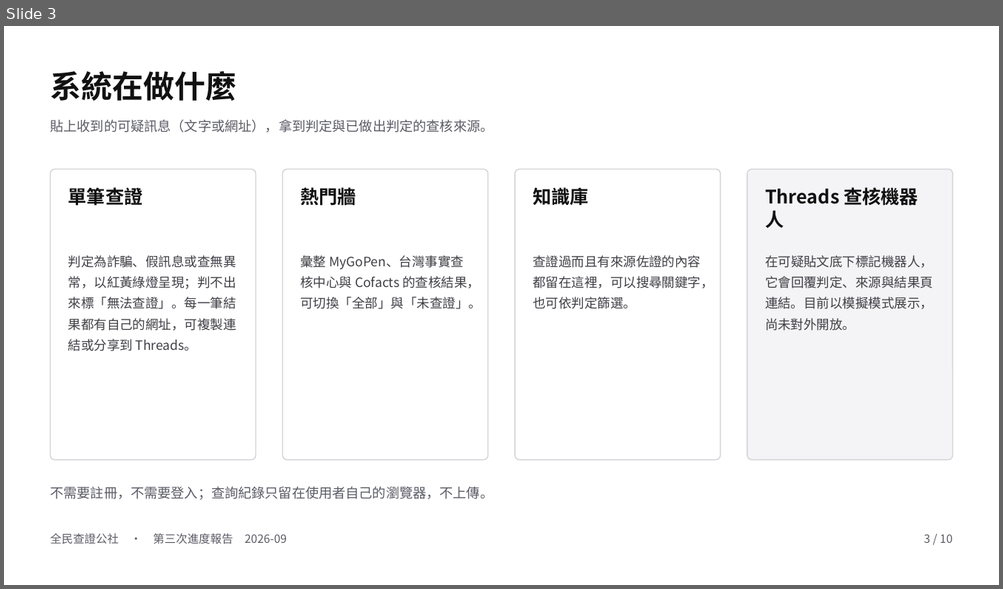
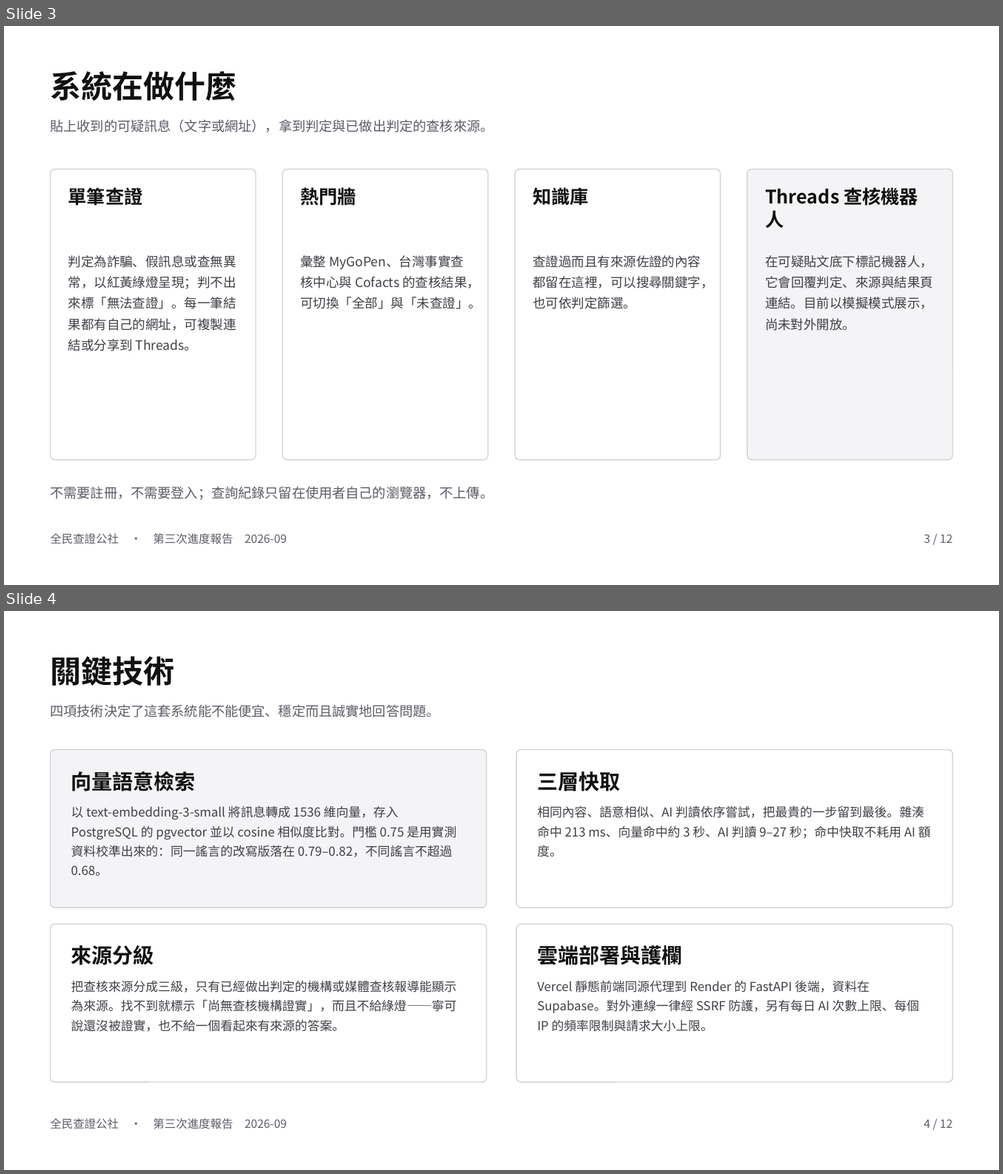
Before and after one commit to cansfakenewsverify/AI-Fake-News-Verification-System, a slide deck: presentations/2026-09_進度報告/10_書面報告.pptx. Shown one above the other, each under a label of ours: slide 3 before the commit, slides 3 and 4 after it. The pictures are 1003x589 and 1003x1174 pixels, drawn with LibreOffice and Linux fonts; fonts in the diff are those of the drawing. Boxes give left, top, right and bottom in pixels: in the first picture for what was removed or moved away, otherwise in the second. Text is boxed around its words. In the diff, an @@ line names an element or a change of style, - is before the commit and + after.

```diff
--- a/presentations/2026-09_進度報告/10_書面報告.pptx
+++ b/presentations/2026-09_進度報告/10_書面報告.pptx
@@ slide 4 added at (4, 611, 999, 1170), background #FFFFFF @@
@@ text added at (50, 656, 174, 686), 30 pt, text #111111, bold @@
+關鍵技術
@@ text added at (50, 704, 439, 718), 13 pt, text #5B5B66 @@
+四項技術決定了這套系統能不能便宜、穩定而且誠實地回答問題。
@@ rounded rectangle added at (51, 750, 486, 908), fill #F4F4F6, outline #D4D4D8 1 pt @@
@@ rounded rectangle added at (517, 750, 953, 908), fill #FFFFFF, outline #D4D4D8 1 pt @@
@@ text added at (71, 772, 196, 792), 20 pt, text #111111, bold @@
+向量語意檢索
@@ text added at (537, 772, 620, 792), 20 pt, text #111111, bold @@
+三層快取
@@ text added at (71, 806, 456, 876), 12 pt, text #3F3F46 @@
+以 text-embedding-3-small 將訊息轉成 1536 維向量，存入 PostgreSQL 的 pgvector 並以 cosine 相似度比對。門檻 0.75 是用實測資料校準出來的：同一謠言的改寫版落在 0.79–0.82，不同謠言不超過 0.68。
@@ text added at (537, 806, 930, 857), 12 pt, text #3F3F46 @@
+相同內容、語意相似、AI 判讀依序嘗試，把最貴的一步留到最後。雜湊命中 213 ms、向量命中約 3 秒、AI 判讀 9–27 秒；命中快取不耗用 AI 額度。
@@ rounded rectangle added at (51, 924, 486, 1082), fill #FFFFFF, outline #D4D4D8 1 pt @@
@@ rounded rectangle added at (517, 924, 953, 1082), fill #FFFFFF, outline #D4D4D8 1 pt @@
@@ text added at (71, 945, 154, 965), 20 pt, text #111111, bold @@
+來源分級
@@ text added at (537, 945, 682, 965), 20 pt, text #111111, bold @@
+雲端部署與護欄
@@ text added at (71, 981, 457, 1032), 12 pt, text #3F3F46 @@
+把查核來源分成三級，只有已經做出判定的機構或媒體查核報導能顯示為來源。找不到就標示「尚無查核機構證實」，而且不給綠燈——寧可說還沒被證實，也不給一個看起來有來源的答案。
@@ text added at (537, 981, 919, 1032), 12 pt, text #3F3F46 @@
+Vercel 靜態前端同源代理到 Render 的 FastAPI 後端，資料在 Supabase。對外連線一律經 SSRF 防護，另有每日 AI 次數上限、每個 IP 的頻率限制與請求大小上限。
@@ text added at (50, 1119, 287, 1130), 11 pt, text #5B5B66 @@
+全民查證公社 · 第三次進度報告 2026-09
@@ text added at (924, 1119, 952, 1128), 11 pt, text #5B5B66 @@
+4 / 12
@@ slide 3 changed as well @@
@@ text at (924, 534, 952, 543): text changed @@
-3 / 10
+3 / 12
```
Also in this commit, not shown: 9 other slides changed, 1 other slide added, 2 other files.
